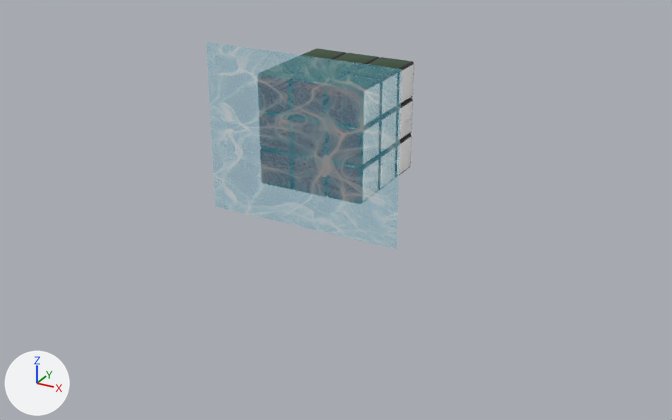
What one commit did to the COLLADA model Rubik/Rubik_Downloaded.DAE.
The view is the same before and after, from a 50 mm camera at (10.17, -18.57, 7.0) aimed at (0.34, -0.7, -1.93). Every picture has the same lights, and +X, +Y and +Z are marked at lower left. Where no turn or scale is listed for an object, it has been applied to the vertices.

The first picture shows 'Block69', 'Plane001'.
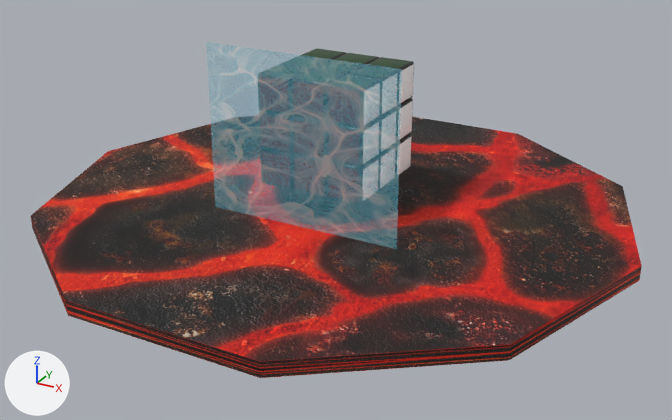
Edits to the bpy script that builds the scene:
```text
Add img_lava_jpg:
    img_lava_jpg = load_image('lava.jpg', 'lava.jpg', 1024, 1024, 'sRGB')
Add mat_02___default:
    mat_02___default = principled_material('_02 - Default')
    mat_02___default.texture = img_lava_jpg
    mat_02___default.roughness = 0.84
Add me_cylinder001mesh:
    me_cylinder001mesh.from_pydata(...)  # 62 vertices, 120 faces; spans x -7.35..7.35, y -6.99..6.99, z 0.0..0.35
    me_cylinder001mesh.materials.append(mat_02___default)  # picture img_lava_jpg
Add ob_cylinder001:
    ob_cylinder001 = bpy.data.objects.new('Cylinder001', me_cylinder001mesh)
    ob_cylinder001.location = (0.0, 0.0, -2.36)
```

What differs and where, as boxes [x1, y1, x2, y2] in the pictures (672 x 420 px):
'Cylinder001', added (red)
    after: [31, 117, 642, 378]
